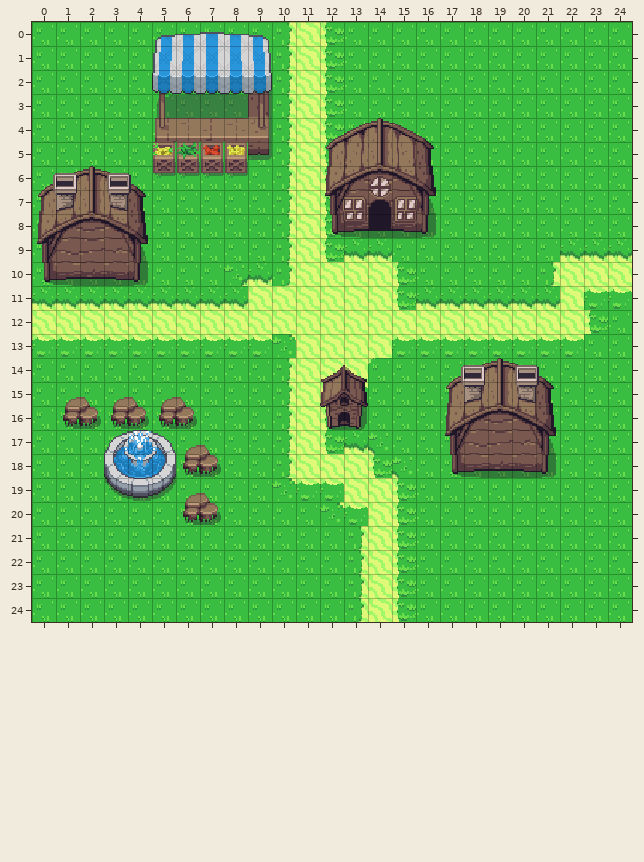
Two states of a Tiled map, Terminate RPG/Assets/SuperTiled2Unity/Import/StartingMap.tmx. This is how it looked before the edit.
Cells are 16x16 px. Shown: x 0..24, y 0..24.
After the commit:
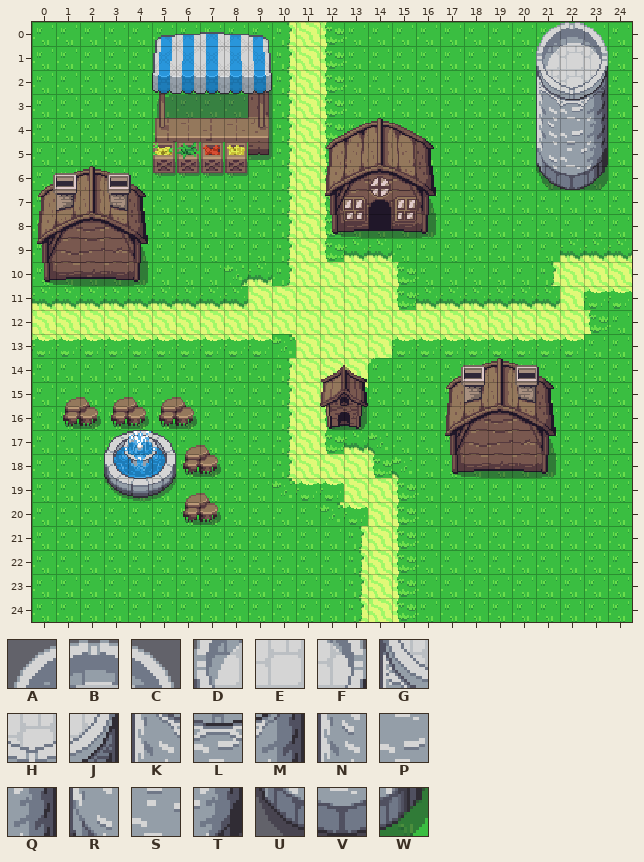
Key: from "WorldSet": A 840, B 841, C 842, D 880, E 881, F 882, G 920, H 921, J 922, K 960, L 961, M 962, N 1000, P 1001, Q 1002, R 1040, S 1041, T 1042, U 1080, V 1081, W 1082.
_ is an empty cell.
See-through tiles are keyed as they look on the map.
Change:
Layer "Collisions":
y 0: x 21..23 ___ -> ABC
y 1: x 21..23 ___ -> DEF
y 2: x 21..23 ___ -> GHJ
y 3: x 21..23 ___ -> KLM
y 4: x 21..23 ___ -> NPQ
y 5: x 21..23 ___ -> RST
y 6: x 21..23 ___ -> UVW
